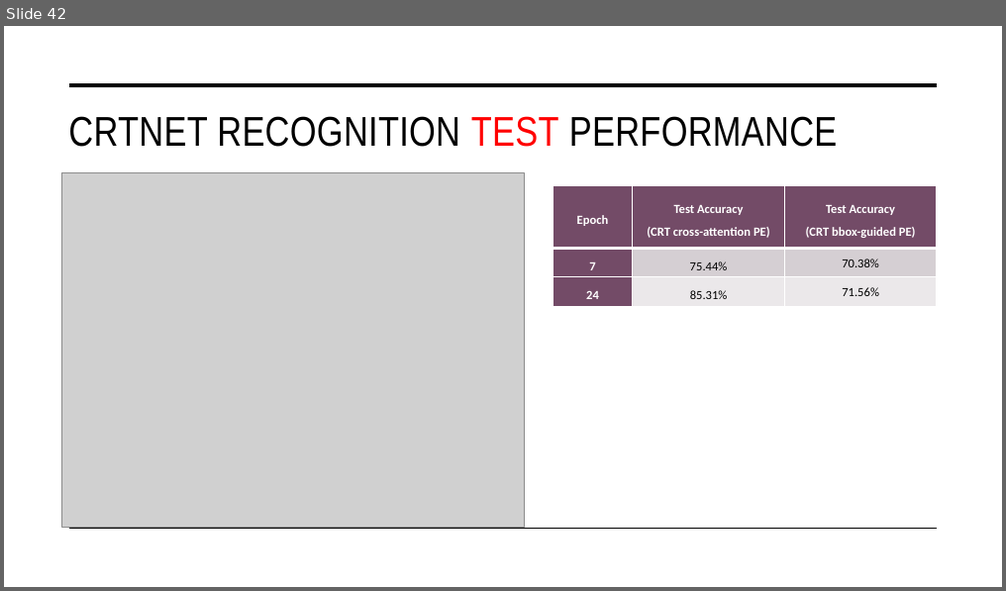
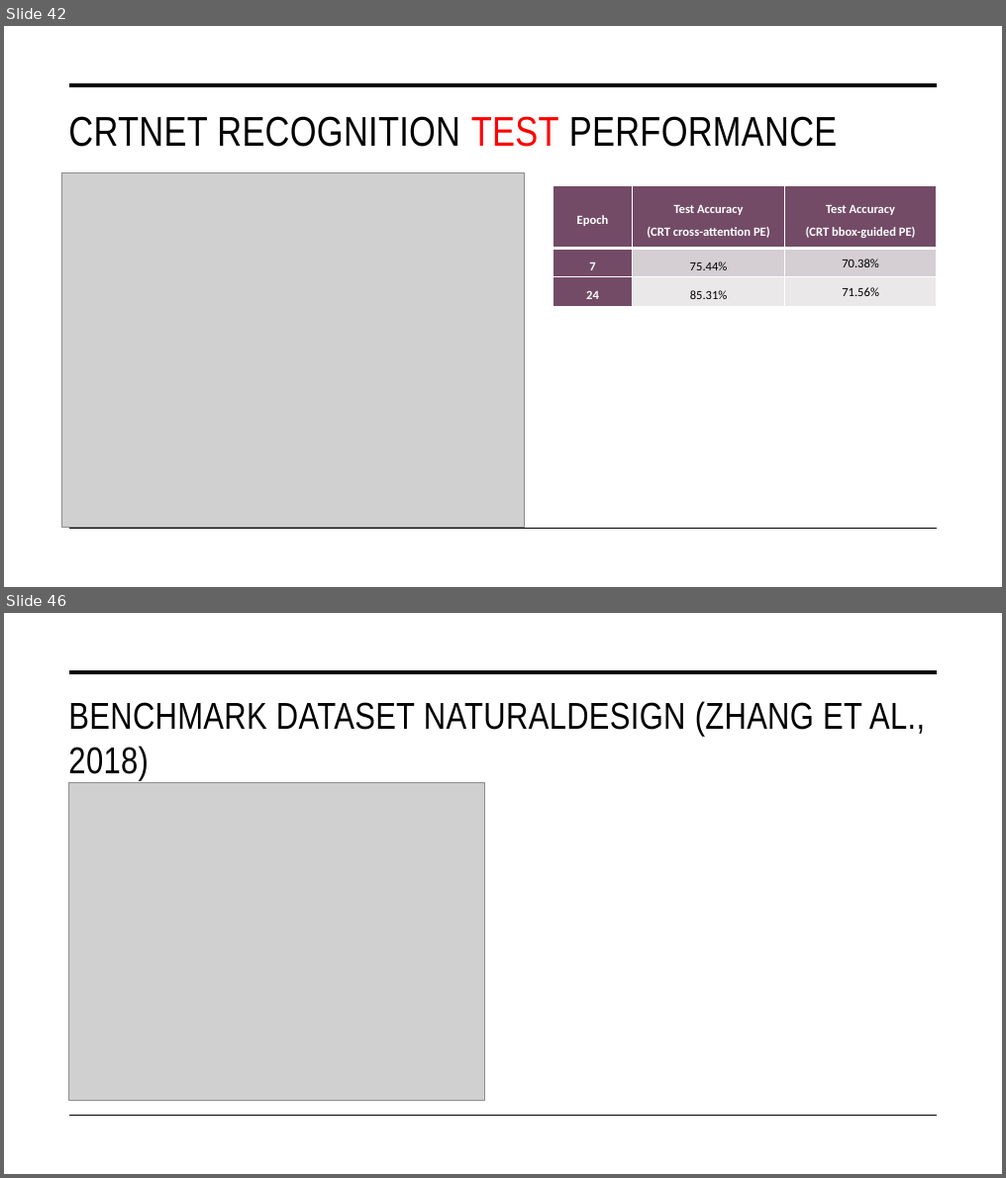
Before and after one commit to tuanisworkingonsomeprojects/TCT-visual-search, a slide deck: Presentation/FYP_NguyenTuan_Presentation.pptx. Shown one above the other, each under a label of ours: slide 42 before the commit, slides 42 and 46 after it; the slides between them are not shown. The pictures are 1006x591 and 1006x1178 pixels, drawn with LibreOffice and Linux fonts; fonts in the diff are those of the drawing; grey boxes stand for pictures. Boxes give left, top, right and bottom in pixels: in the first picture for what was removed or moved away, otherwise in the second. Text is boxed around its words. In the diff, an @@ line names an element or a change of style, - is before the commit and + after.

```diff
--- a/Presentation/FYP_NguyenTuan_Presentation.pptx
+++ b/Presentation/FYP_NguyenTuan_Presentation.pptx
@@ slide 46 added at bbox=[4, 613, 1002, 1174], background #FFFFFF; not listed: 2 template elements that a slide beside it also shows @@
@@ title added at bbox=[68, 701, 925, 781], 36 pt, text #000000 @@
+BENCHMARK DATASET NATURALDESIGN (ZHANG ET AL., 2018)
@@ picture added at bbox=[69, 783, 484, 1100] @@
```
Also in this commit, not shown: 5 other slides added, 2 slides removed, 1 other file.
